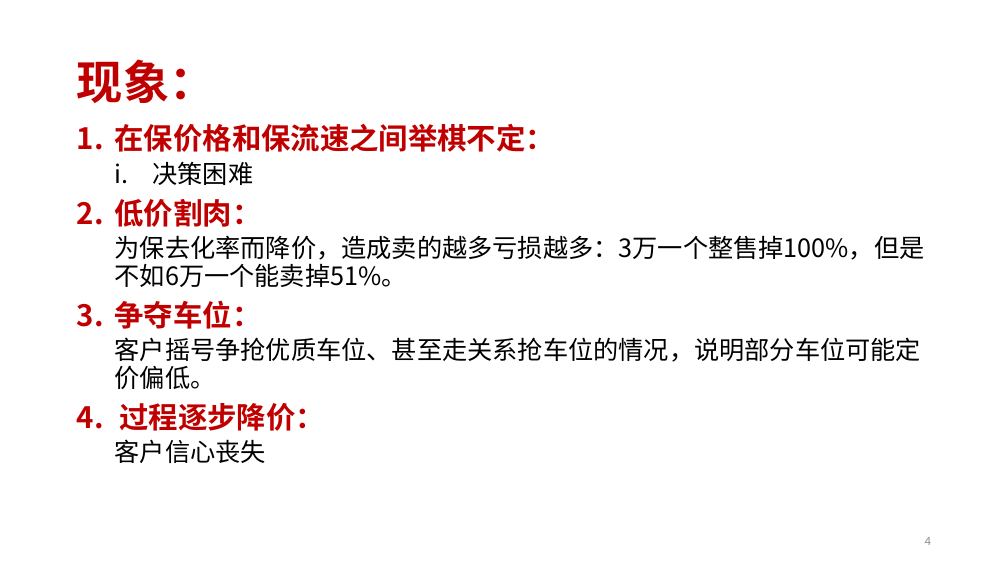
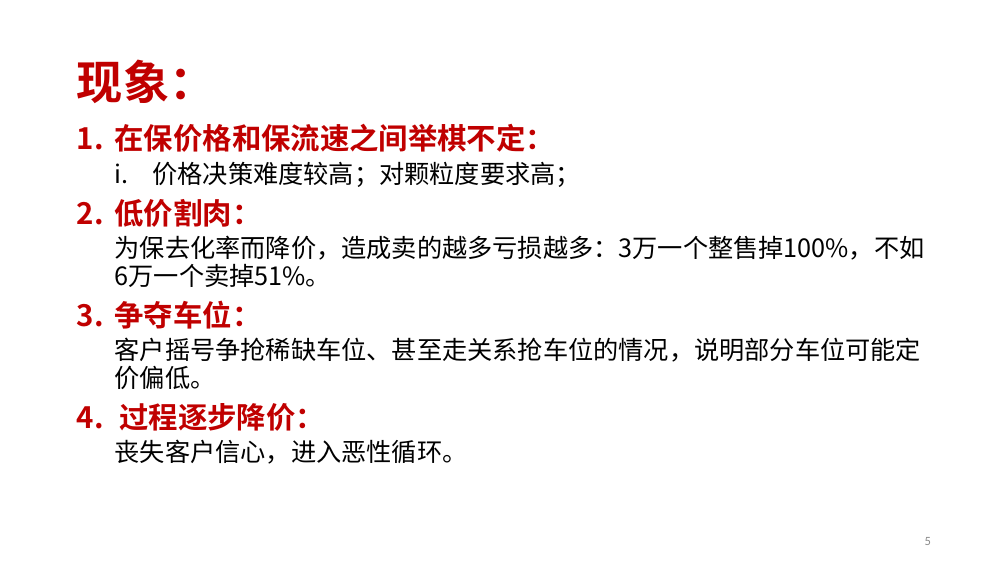
Before and after one commit to ludwigpeking/2409-parking-pricing, a slide deck: slide 5 of 2401-parkingPricing.pptx (slide 4 before the commit). Drawn at 1008x567 pixels with LibreOffice and Linux fonts; fonts in the diff are those of the drawing; background and template pictures are left out. Boxes give left, top, right and bottom in pixels: in the first picture for what was removed or moved away, otherwise in the second. Text is boxed around its words. In the diff, an @@ line names an element or a change of style, - is before the commit and + after.

```diff
--- a/2401-parkingPricing.pptx
+++ b/2401-parkingPricing.pptx
@@ text at <box>152,161,580,187</box>: text changed @@
-  i. 决策困难
+  i. 价格决策难度较高；对颗粒度要求高；
@@ text at <box>115,235,925,287</box>: text changed @@
-  为保去化率而降价，造成卖的越多亏损越多：3万一个整售掉100%，但是不如6万一个能卖掉51%。
+  为保去化率而降价，造成卖的越多亏损越多：3万一个整售掉100%，不如6万一个卖掉51%。
@@ text at <box>115,337,921,389</box>: text changed @@
-  客户摇号争抢优质车位、甚至走关系抢车位的情况，说明部分车位可能定价偏低。
+  客户摇号争抢稀缺车位、甚至走关系抢车位的情况，说明部分车位可能定价偏低。
@@ text at <box>115,439,468,464</box>: text changed @@
-  客户信心丧失
+  丧失客户信心，进入恶性循环。
@@ page number at <box>925,537,931,545</box>: text changed @@
-4
+5
```
Also in this commit, not shown: 9 other slides changed, 3 slides added, 9 slides removed, 12 other files.
